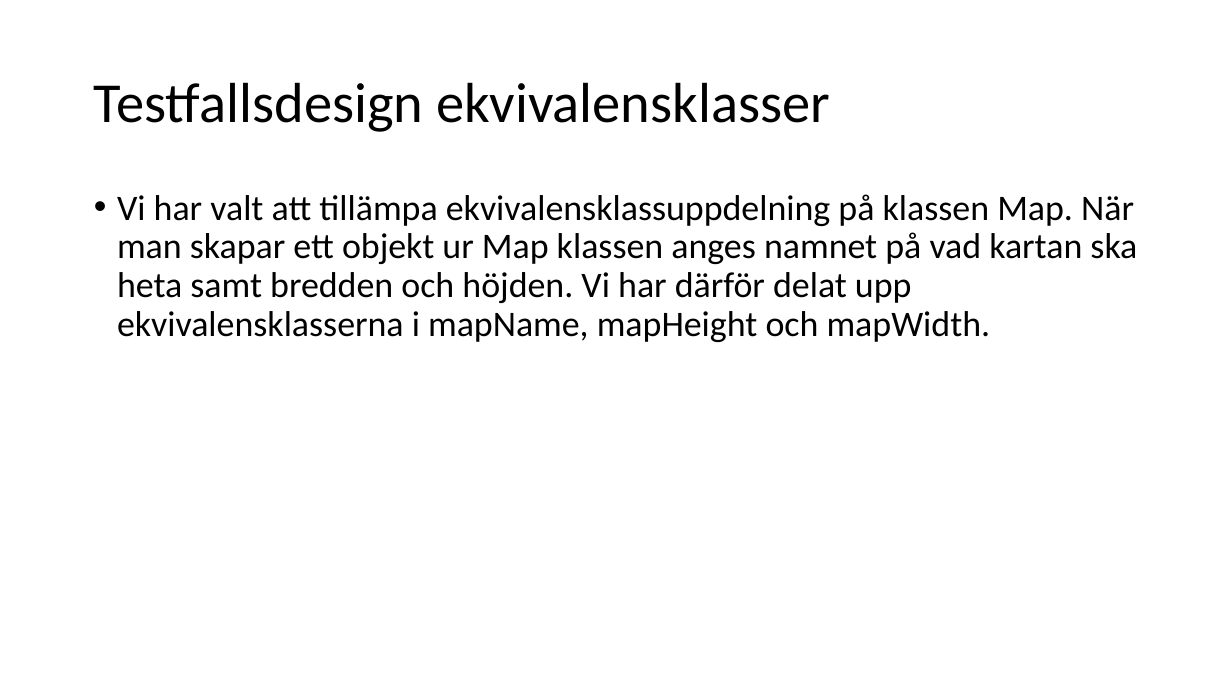
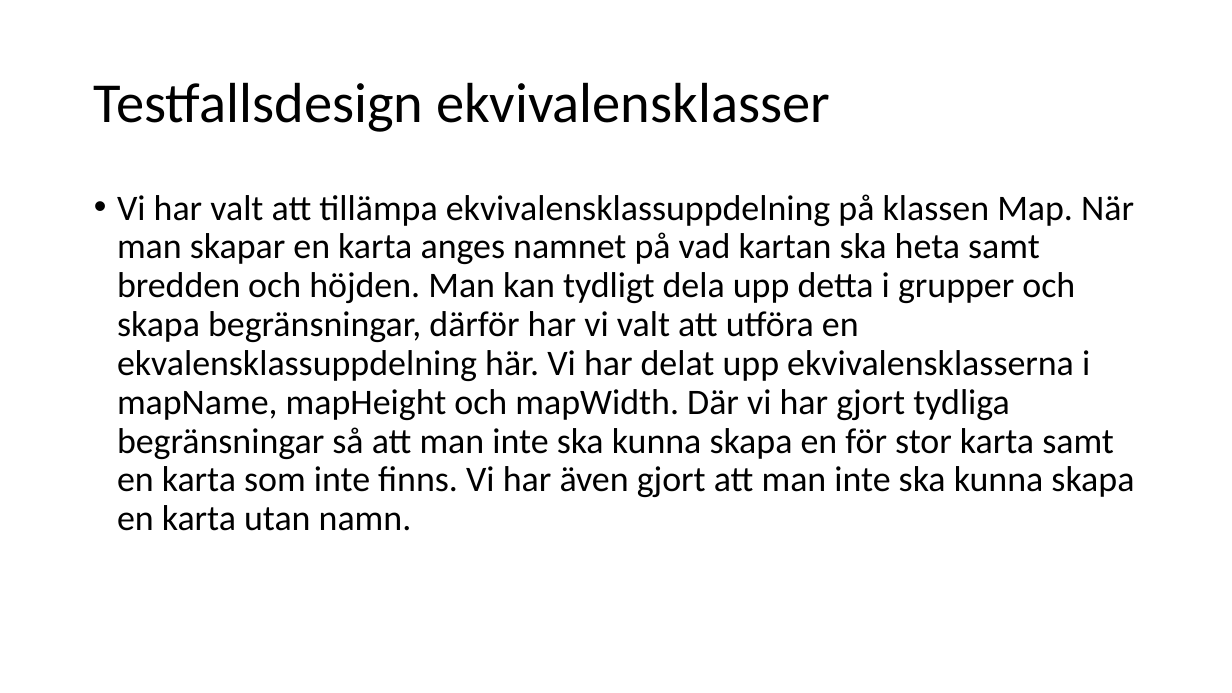
Before and after one commit to fyrtio2/projektINTE, a slide deck: slide 14 of 01 Dokumentation/slutredovisning.pptx. Drawn at 1232x693 pixels with LibreOffice and Linux fonts; fonts in the diff are those of the drawing. Boxes give left, top, right and bottom in pixels: in the first picture for what was removed or moved away, otherwise in the second. Text is boxed around its words. In the diff, an @@ line names an element or a change of style, - is before the commit and + after.

Commit message:
rapport

```diff
--- a/01 Dokumentation/slutredovisning.pptx
+++ b/01 Dokumentation/slutredovisning.pptx
@@ text at box(117, 194, 1134, 531): text changed @@
-• Vi har valt att tillämpa ekvivalensklassuppdelning på klassen Map. När man skapar ett objekt ur Map klassen anges namnet på vad kartan ska heta samt bredden och höjden. Vi har därför delat upp ekvivalensklasserna i mapName, mapHeight och mapWidth.
+• Vi har valt att tillämpa ekvivalensklassuppdelning på klassen Map. När man skapar en karta anges namnet på vad kartan ska heta samt bredden och höjden. Man kan tydligt dela upp detta i grupper och skapa begränsningar, därför har vi valt att utföra en ekvalensklassuppdelning här. Vi har delat upp ekvivalensklasserna i mapName, mapHeight och mapWidth. Där vi har gjort tydliga begränsningar så att man inte ska kunna skapa en för stor karta samt en karta som inte finns. Vi har även gjort att man inte ska kunna skapa en karta utan namn.
```
